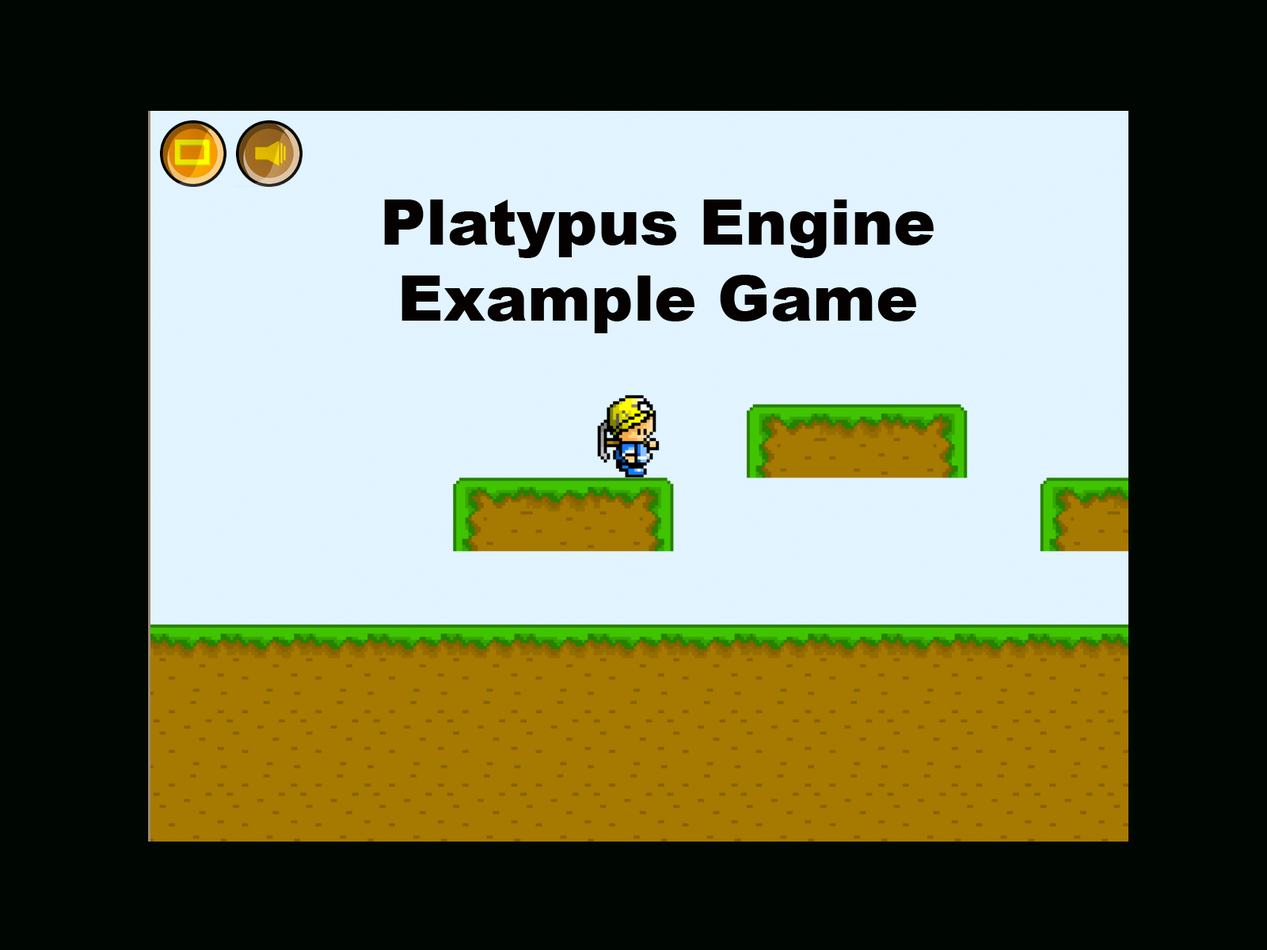
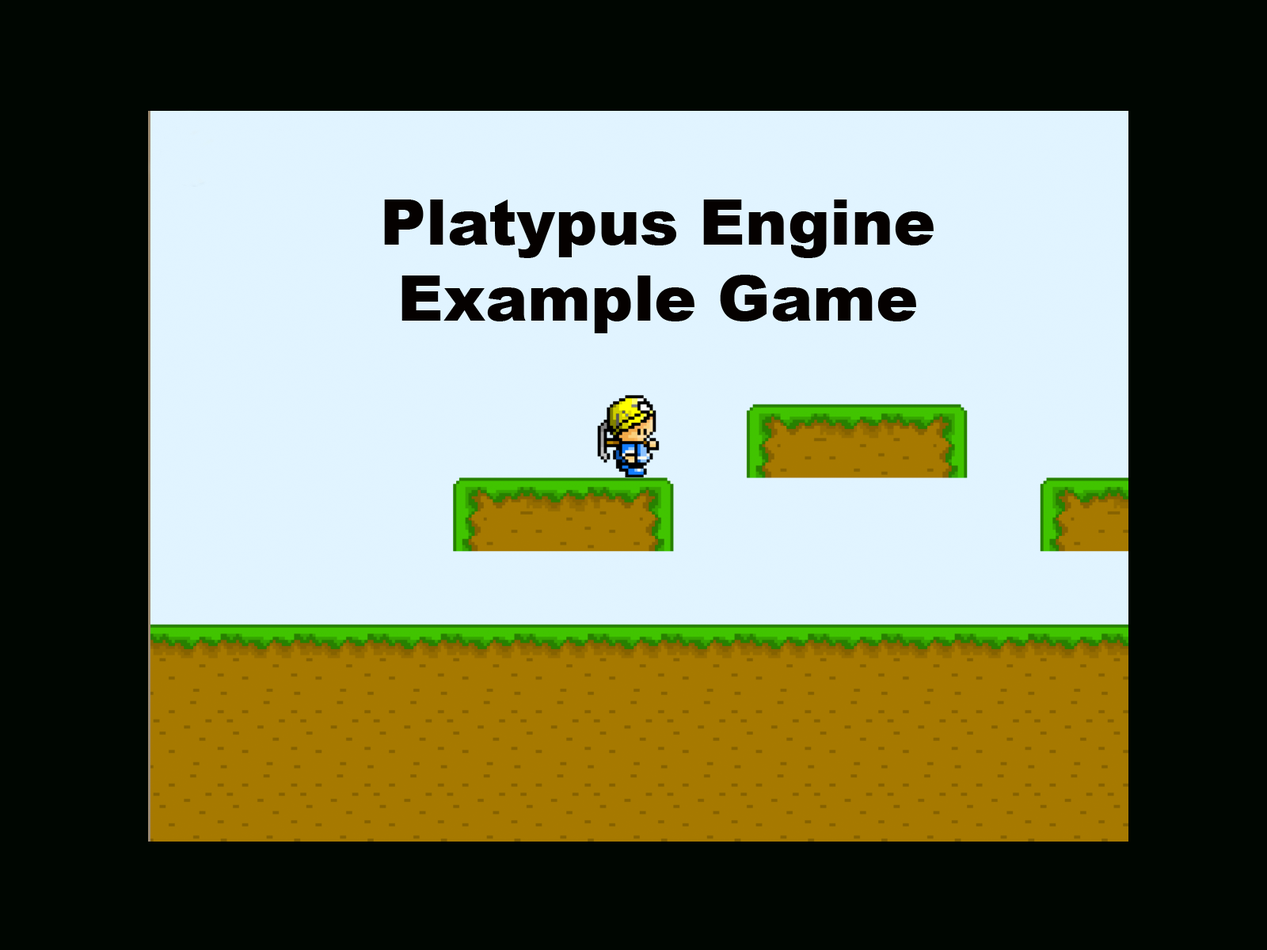
Two versions of the same layered image (w=1267, h=950). Layer-by-layer changes:
painted on "Layer 1" over [147, 109, 303, 187]
